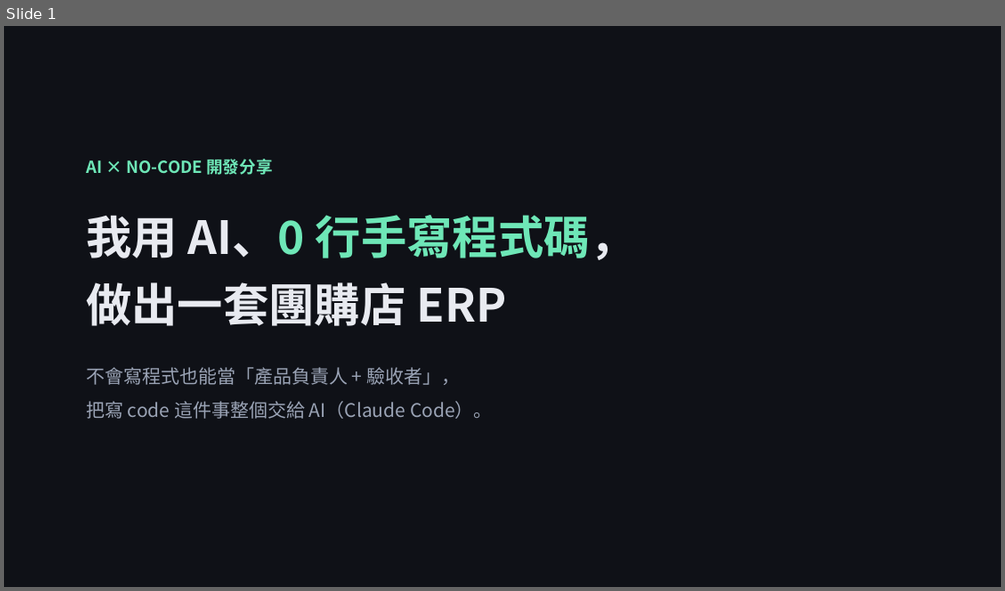
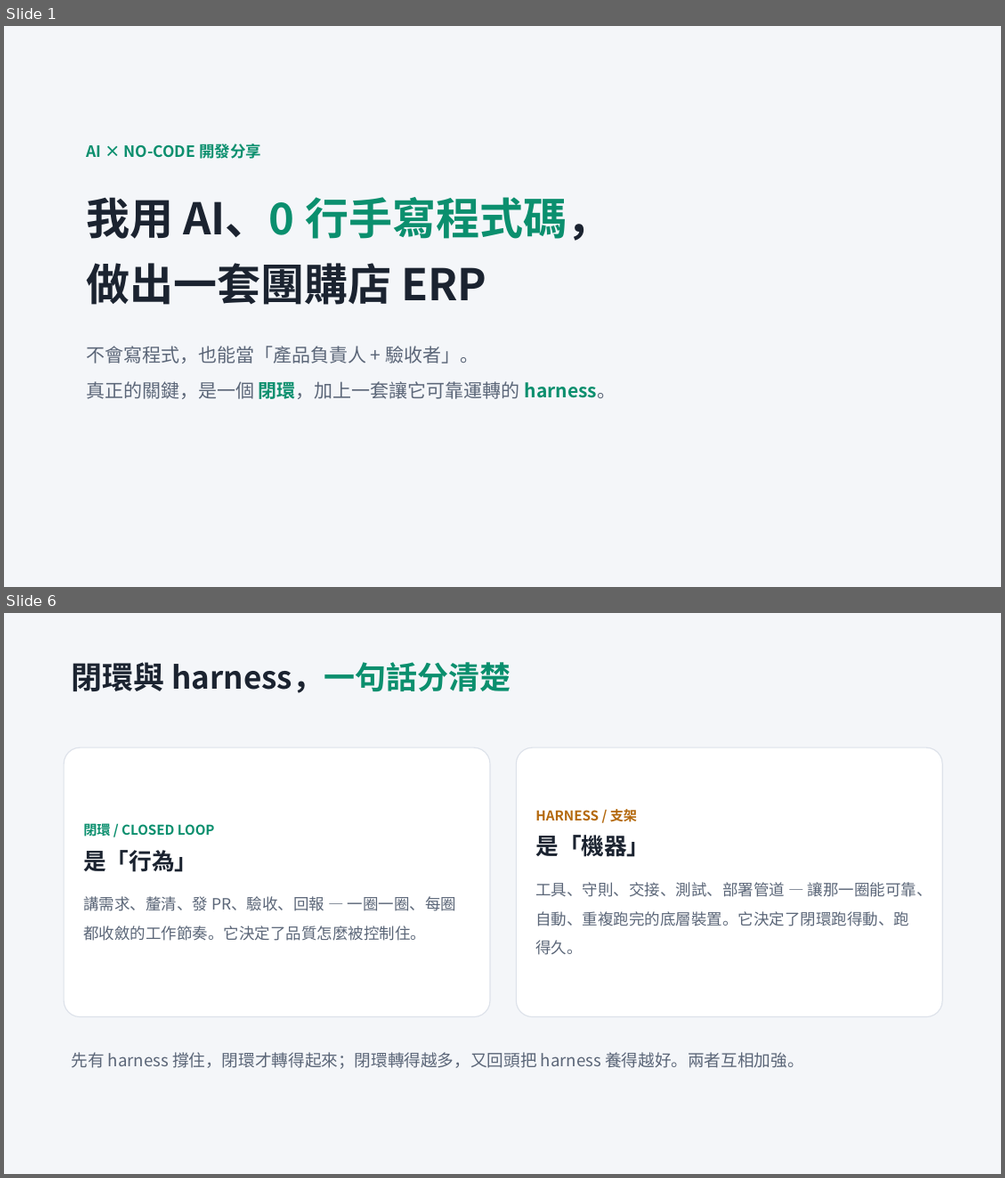
Before and after one commit to lt-foods/new_erp, a slide deck: docs/簡報-AI零程式碼開發ERP分享.pptx. Shown one above the other, each under a label of ours: slide 1 before the commit, slides 1 and 6 after it; the slides between them are not shown. The pictures are 1005x591 and 1005x1178 pixels, drawn with LibreOffice and Linux fonts; fonts in the diff are those of the drawing. Boxes give left, top, right and bottom in pixels: in the first picture for what was removed or moved away, otherwise in the second. Text is boxed around its words. In the diff, an @@ line names an element or a change of style, - is before the commit and + after.

```diff
--- a/docs/簡報-AI零程式碼開發ERP分享.pptx
+++ b/docs/簡報-AI零程式碼開發ERP分享.pptx
@@ slide 6 added at (4, 613, 1001, 1174), background #F4F6F9 @@
@@ text added at (71, 662, 510, 693), 30 pt, text #1B2330, bold @@
+閉環與 harness，一句話分清楚
@@ rounded rectangle added at (64, 747, 490, 1017), fill #FFFFFF, outline #DDE2EA 1 pt, 15 pt, text #5B6678 @@
+閉環 / CLOSED LOOP
+是「行為」
+講需求、釐清、發 PR、驗收、回報 — 一圈一圈、每圈都收斂的工作節奏。它決定了品質怎麼被控制住。
@@ rounded rectangle added at (517, 747, 942, 1017), fill #FFFFFF, outline #DDE2EA 1 pt, 15 pt, text #5B6678 @@
+HARNESS / 支架
+是「機器」
+工具、守則、交接、測試、部署管道 — 讓那一圈能可靠、自動、重複跑完的底層裝置。它決定了閉環跑得動、跑得久。
@@ text added at (71, 1052, 803, 1069), 16 pt, text #5B6678 @@
+先有 harness 撐住，閉環才轉得起來；閉環轉得越多，又回頭把 harness 養得越好。兩者互相加強。
@@ slide 1 changed as well @@
@@ background #0F1117 to #F4F6F9 @@
@@ text "AI × NO-CODE 開發分享": place and size @@
-text "AI × NO-CODE 開發分享" at (86, 159, 636, 418)
+text "AI × NO-CODE 開發分享" at (86, 143, 615, 399)
@@ text at (86, 143, 610, 305): size 16 to 15 pt in "AI × NO-CODE 開發分享"; text colour #6EE7B7 to #0B8F6E in "AI × NO-CODE 開發分享", "AI、0 行手寫程式碼，"; size 44 to 42 pt, text colour #E8EAF0 to #1B2330 in "我用 AI、0 行手寫程式碼，", "做出一套團購店 ERP"; less space between paragraphs; line spacing 1.2 to 1.22 @@
@@ text at (86, 346, 615, 399): text changed; text colour #9AA3B5 to #5B6678 @@
-不會寫程式也能當「產品負責人 + 驗收者」，
-把寫 code 這件事整個交給 AI（Claude Code）。
+不會寫程式，也能當「產品負責人 + 驗收者」。
+真正的關鍵，是一個 閉環，加上一套讓它可靠運轉的 harness。
```
Also in this commit, not shown: 8 other slides changed, 2 other slides added, 1 slide removed, 1 other file.
